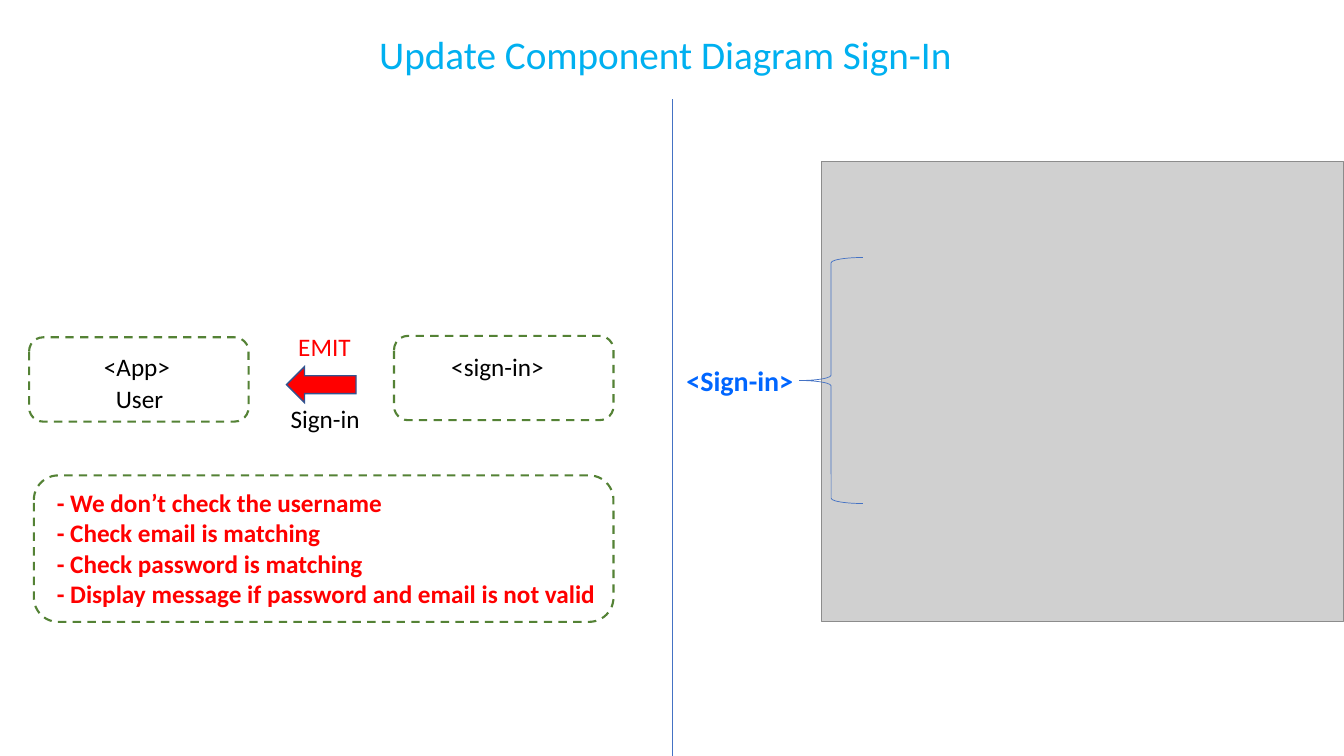
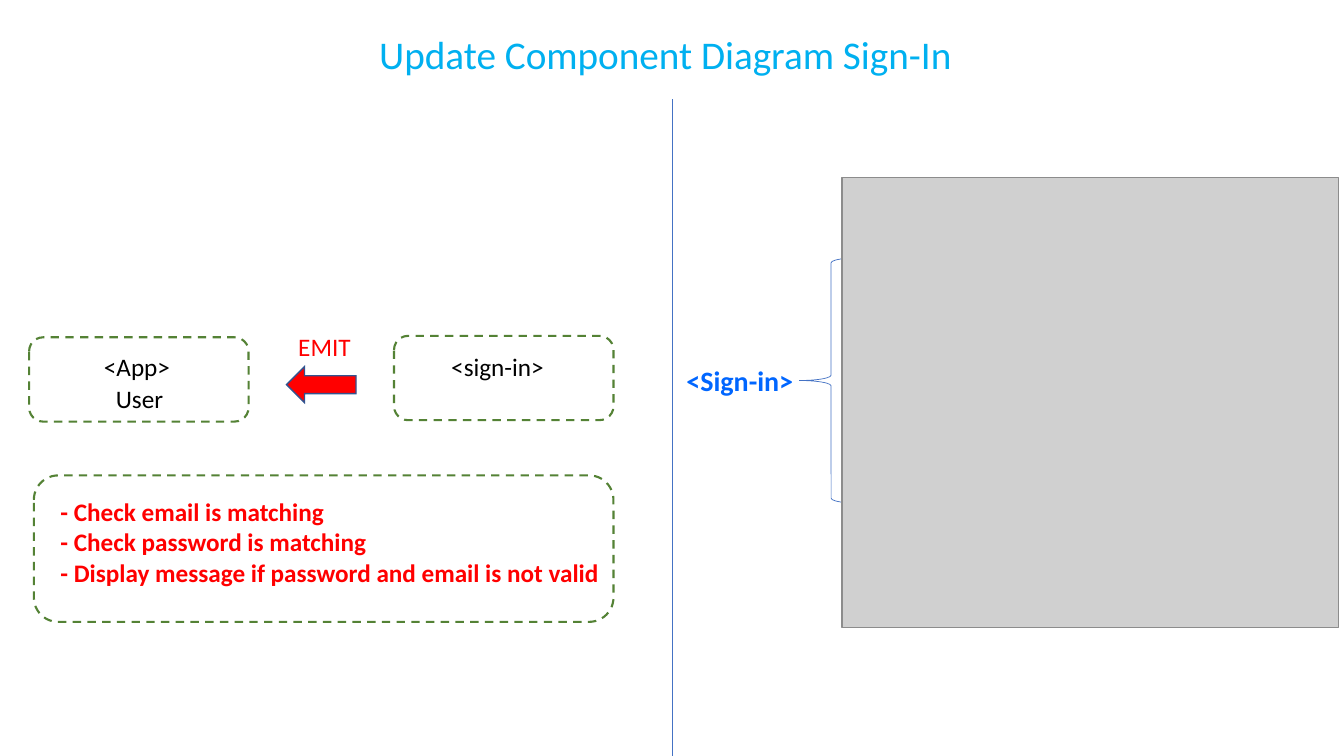
Before and after one commit to pnc-virtual-company/2021-G2-V2-PART1, a slide deck: slide 3 of docs/CM-Sign-in_Sign-up.pptx. Drawn at 1344x756 pixels with LibreOffice and Linux fonts; fonts in the diff are those of the drawing; grey boxes stand for pictures. Boxes give left, top, right and bottom in pixels: in the first picture for what was removed or moved away, otherwise in the second. Text is boxed around its words. In the diff, an @@ line names an element or a change of style, - is before the commit and + after.

Commit message:
#5 udate component diagram sign_in_sign_up

```diff
--- a/docs/CM-Sign-in_Sign-up.pptx
+++ b/docs/CM-Sign-in_Sign-up.pptx
@@ picture resized from (x1=822, y1=161, x2=1344, y2=622) to (x1=842, y1=177, x2=1338, y2=628) @@
@@ text removed at (x1=291, y1=410, x2=360, y2=433) @@
-Sign-in
@@ text "- Check email is matching" moved from (x1=70, y1=494, x2=595, y2=608) to (x1=74, y1=503, x2=599, y2=587) @@
@@ text at (x1=70, y1=494, x2=381, y2=513): paragraph removed @@
-- We don’t check the username
```
Also in this commit, not shown: 1 other slide changed.
